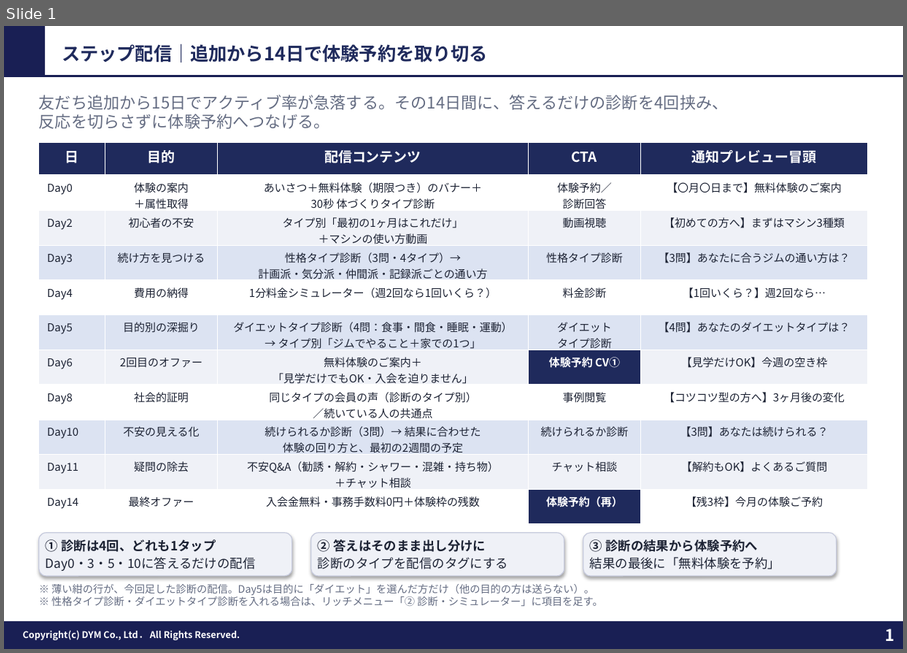
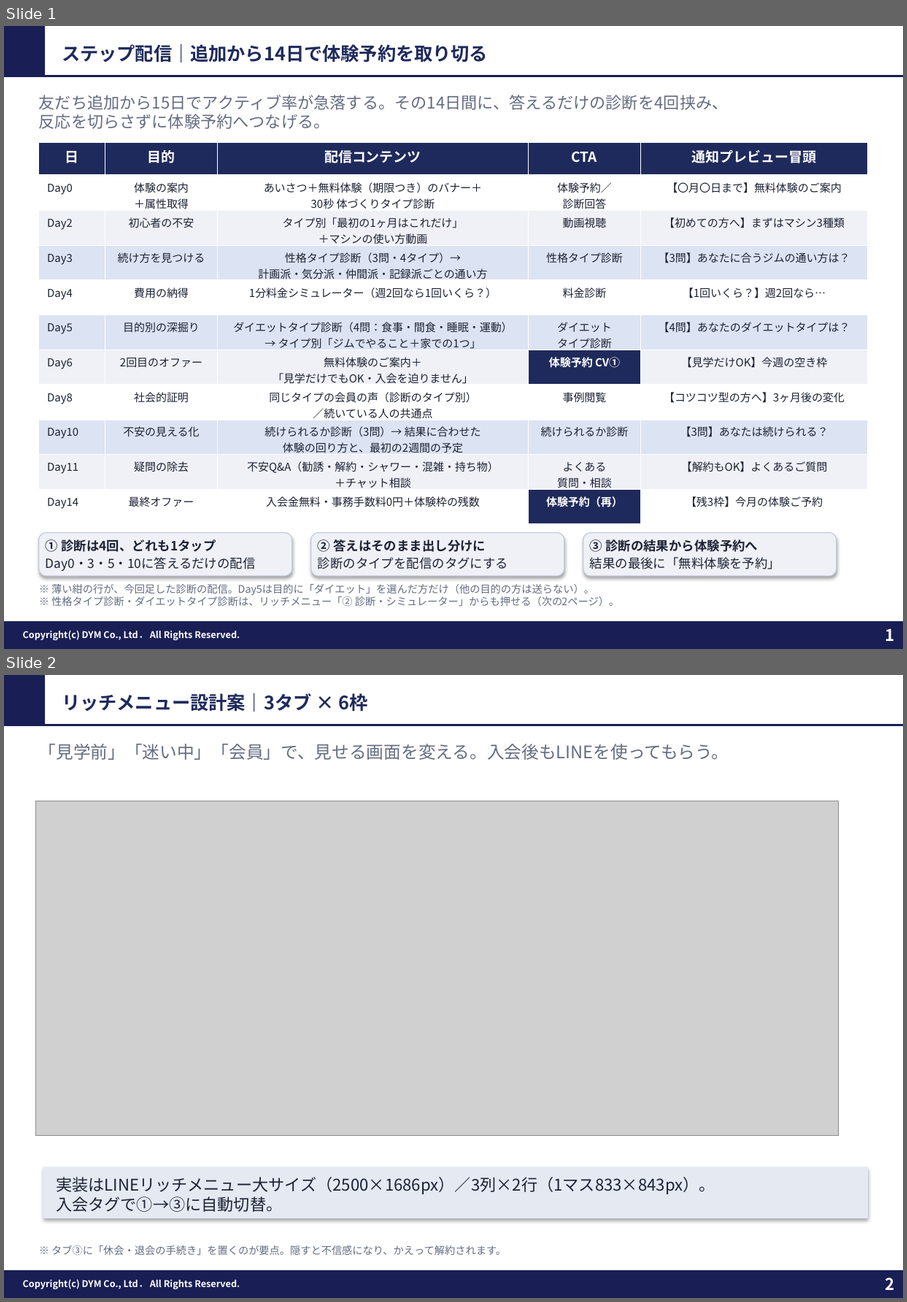
Before and after one commit to tonomura-r-dev/folder, a slide deck: ジム・フィットネス業界_ステップ配信_診断を厚くした版（試作）.pptx. Shown one above the other, each under a label of ours: slide 1 before the commit, slides 1 and 2 after it. The pictures are 907x653 and 907x1302 pixels, drawn with LibreOffice and Linux fonts; fonts in the diff are those of the drawing; grey boxes stand for pictures; background and template pictures are left out. Boxes give left, top, right and bottom in pixels: in the first picture for what was removed or moved away, otherwise in the second. Text is boxed around its words. In the diff, an @@ line names an element or a change of style, - is before the commit and + after.

```diff
--- a/ジム・フィットネス業界_ステップ配信_診断を厚くした版（試作）.pptx
+++ b/ジム・フィットネス業界_ステップ配信_診断を厚くした版（試作）.pptx
@@ slide 2 added at box(4, 675, 903, 1298), background #FFFFFF; not listed: 5 template elements that a slide beside it also shows @@
@@ text added at box(62, 693, 368, 711), 16 pt, text #1F2A5C, bold @@
+リッチメニュー設計案｜3タブ × 6枠
@@ text added at box(39, 744, 730, 760), 15 pt, text #646C82 @@
+「見学前」「迷い中」「会員」で、見せる画面を変える。入会後もLINEを使ってもらう。
@@ picture added at box(35, 801, 839, 1135) @@
@@ rectangle added at box(43, 1166, 868, 1218), fill #E4E9F2 @@
@@ text added at box(56, 1177, 716, 1212), 14 pt, text #1C2233 @@
+実装はLINEリッチメニュー大サイズ（2500×1686px）／3列×2行（1マス833×843px）。
+入会タグで①→③に自動切替。
@@ text added at box(51, 1245, 506, 1255), 9 pt, text #646C82 @@
+※ タブ③に「休会・退会の手続き」を置くのが要点。隠すと不信感になり、かえって解約されます。
@@ slide 1 changed as well @@
@@ table at box(39, 142, 868, 525) @@
-row 10, column 4: チャット相談
+row 10, column 4: よくある 質問・相談
@@ text at box(51, 596, 619, 606): text changed @@
-※ 性格タイプ診断・ダイエットタイプ診断を入れる場合は、リッチメニュー「② 診断・シミュレーター」に項目を足す。
+※ 性格タイプ診断・ダイエットタイプ診断は、リッチメニュー「② 診断・シミュレーター」からも押せる（次の2ページ）。
```
Also in this commit, not shown: 1 other slide added, 7 other files.
